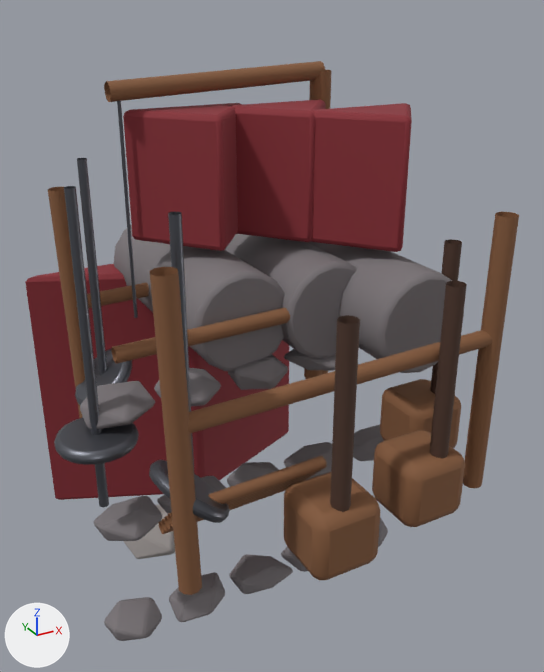
The glTF model models/buildings/builders_yard.glb as it was, and as the next commit left it.
The view is the same before and after, from a 50 mm camera at (-3.12, -5.71, 4.26) aimed at (0.16, 0.25, 1.28). The lights are fixed; the arrows at lower left show +X, +Y and +Z. The picture after the commit comes second. Where no turn or scale is listed for an object, it has been applied to the vertices.
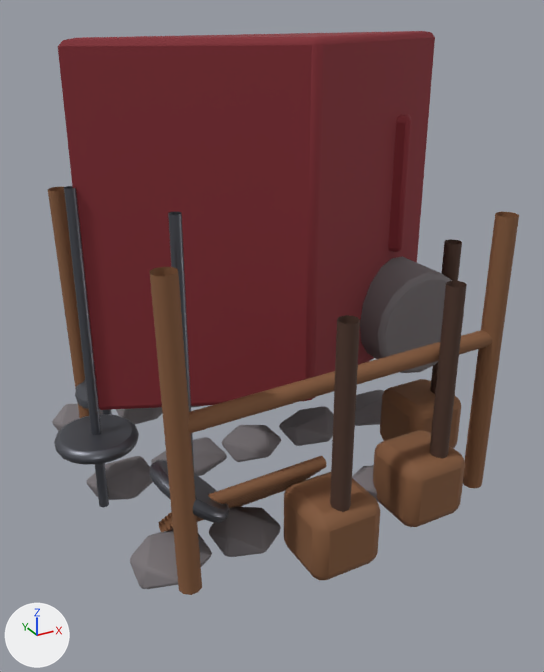
The change in detail:
Object 'YardStone_0' (ob_yardstone_0) moves from (-1.5, 0.15, -1.5) to (-1.5, 1.5, 0.15).
Object 'YardStone_1' (ob_yardstone_1) moves from (-0.78, 0.15, -1.5) to (-0.78, 1.5, 0.15).
Object 'YardStone_2' (ob_yardstone_2) moves from (-0.06, 0.15, -1.5) to (-0.06, 1.5, 0.15).
Object 'YardStone_3' (ob_yardstone_3) moves from (0.66, 0.15, -1.5) to (0.66, 1.5, 0.15).
Object 'YardStone_4' (ob_yardstone_4) moves from (1.38, 0.15, -1.5) to (1.38, 1.5, 0.15).
Object 'YardStone_5' (ob_yardstone_5) moves from (-1.5, 0.15, -0.25) to (-1.5, 0.25, 0.15).
Object 'YardStone_6' (ob_yardstone_6) moves from (-0.78, 0.15, -0.25) to (-0.78, 0.25, 0.15).
Object 'YardStone_7' (ob_yardstone_7) moves from (-0.06, 0.15, -0.25) to (-0.06, 0.25, 0.15).
Object 'YardStone_8' (ob_yardstone_8) moves from (0.66, 0.15, -0.25) to (0.66, 0.25, 0.15).
Object 'YardStone_9' (ob_yardstone_9) moves from (1.38, 0.15, -0.25) to (1.38, 0.25, 0.15).
Object 'YardStone_10' (ob_yardstone_10) moves from (-1.5, 0.15, 1.0) to (-1.5, -1.0, 0.15).
Object 'YardStone_11' (ob_yardstone_11) moves from (-0.78, 0.15, 1.0) to (-0.78, -1.0, 0.15).
Object 'YardStone_13' (ob_yardstone_13) moves from (0.66, 0.15, 1.0) to (0.66, -1.0, 0.15).
Object 'WorkshopCanopy' (ob_workshopcanopy) moves from (0.0, 2.55, 0.0) to (0.0, 0.0, 2.55).
Object 'CraneLoad' (ob_craneload) moves from (-0.9, 1.05, -1.2) to (-0.9, 1.2, 1.05).

What differs and where, as boxes [x1, y1, x2, y2] in the pictures (544 x 672 px):
'WorkshopCanopy', moved: before [25, 264, 289, 500]; after [58, 31, 435, 410]
'YardStone_10', moved: before [80, 381, 155, 429]; after [130, 530, 212, 589]
'YardStone_5', moved: before [94, 496, 162, 541]; after [87, 456, 153, 500]
'YardStone_11', moved: before [154, 368, 221, 407]; after [209, 507, 281, 557]
'YardStone_8', moved: before [284, 442, 332, 480]; after [279, 406, 333, 446]
'YardStone_0', moved: before [104, 597, 162, 641]; after [52, 404, 103, 431]
'YardStone_7', moved: before [227, 462, 279, 496]; after [221, 425, 281, 462]
'YardStone_1', moved: before [169, 572, 225, 622]; after [116, 407, 162, 424]
'YardStone_2', moved (mostly hidden afterwards): before [229, 554, 293, 594]; after [191, 405, 208, 407]
'YardStone_9', moved: before [353, 424, 384, 461]; after [355, 390, 384, 426]
'YardStone_6', moved: before [157, 476, 226, 514]; after [151, 437, 227, 476]
'CraneLoad', moved (not visible afterwards): before [123, 505, 175, 559]
'YardStone_13', moved: before [284, 349, 336, 371]; after [352, 465, 378, 502]
'YardStone_3', moved (not visible afterwards): before [281, 547, 308, 572]
'YardStone_4', moved (not visible afterwards): before [378, 517, 388, 547]
'L8TurretRoof', unchanged, covered by the edit: before [123, 103, 242, 251]
'L10TurretRoof', unchanged, covered by the edit: before [310, 103, 412, 252]; after [388, 114, 412, 252]
'L9TurretRoof', unchanged, covered by the edit: before [232, 100, 326, 242]
'L8Turret', unchanged, covered by the edit: before [114, 224, 284, 371]
